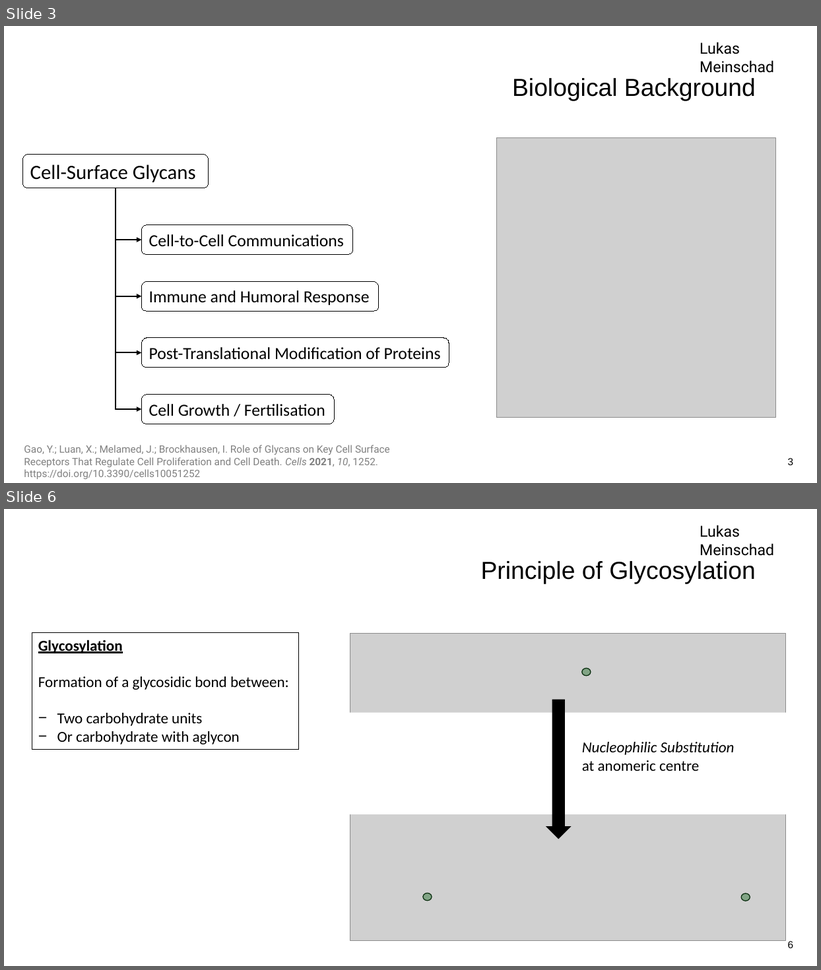
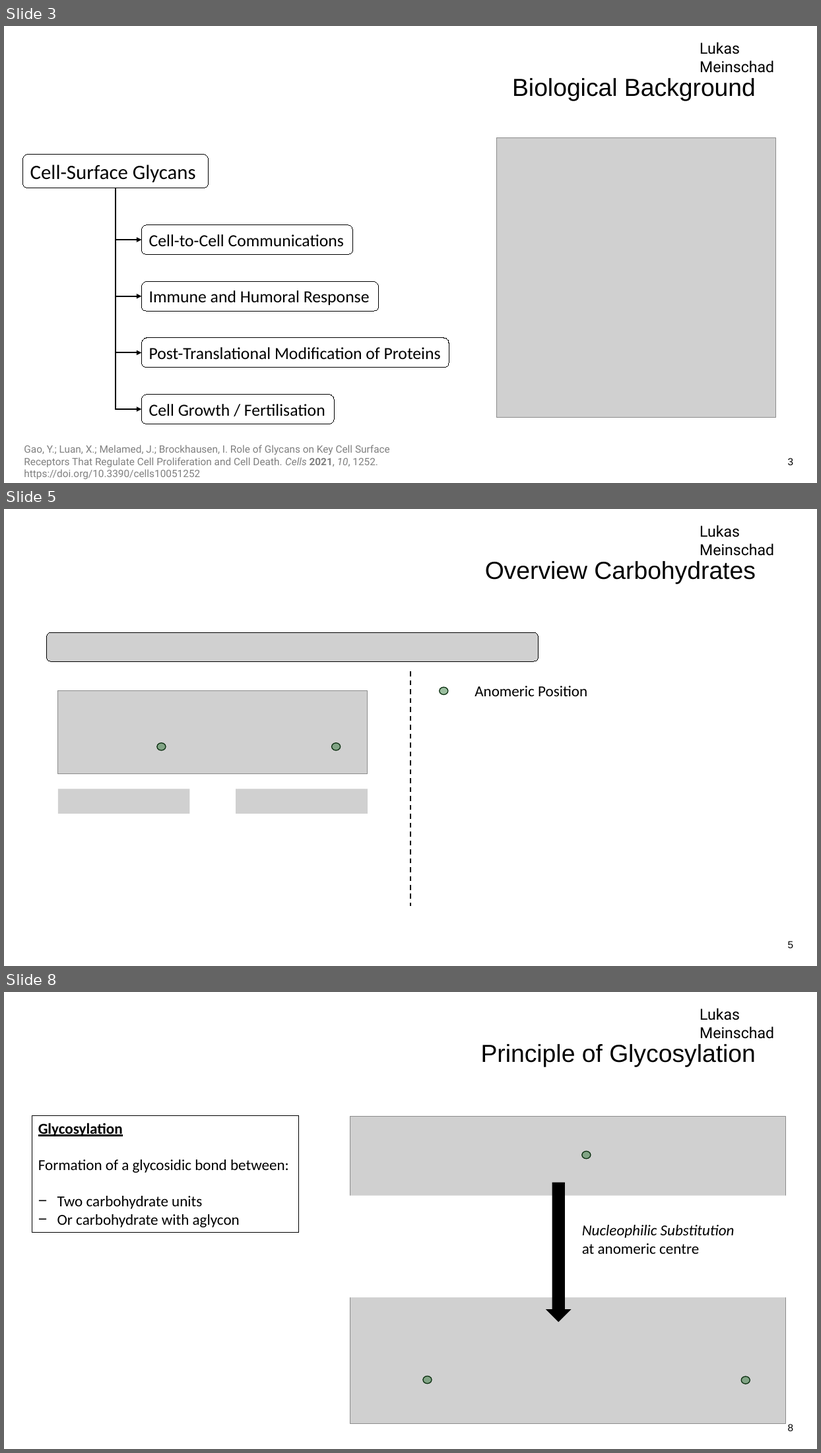
Before and after one commit to LukasMeinschad/Studium, a slide deck: Chemie/OC/Seminar/Seminartalk_OC_Lukas_Meinschad.pptx. Shown one above the other, each under a label of ours: slides 3 and 6 before the commit, slides 3, 5 and 8 after it; the slides between them are not shown. The pictures are 821x970 and 821x1453 pixels, drawn with LibreOffice and Linux fonts; fonts in the diff are those of the drawing; grey boxes stand for pictures; background and template pictures are left out. Boxes give left, top, right and bottom in pixels: in the first picture for what was removed or moved away, otherwise in the second. Text is boxed around its words. In the diff, an @@ line names an element or a change of style, - is before the commit and + after.

```diff
--- a/Chemie/OC/Seminar/Seminartalk_OC_Lukas_Meinschad.pptx
+++ b/Chemie/OC/Seminar/Seminartalk_OC_Lukas_Meinschad.pptx
@@ slide 5 added at (x1=4, y1=509, x2=817, y2=966), background #FFFFFF; not listed: 1 template element that a slide beside it also shows @@
@@ title added at (x1=485, y1=561, x2=756, y2=584), 29 pt, text #000000 @@
+Overview Carbohydrates
@@ picture added at (x1=46, y1=632, x2=539, y2=661) @@
@@ line added from (411, 671) to (411, 906), #000000 1.5 pt dashed @@
@@ text added at (x1=475, y1=686, x2=587, y2=696), 18 pt, text #000000 @@
+Anomeric Position
@@ picture added at (x1=58, y1=691, x2=368, y2=774) @@
@@ ellipse added at (x1=440, y1=687, x2=448, y2=694), fill #196B24 at 43% opacity, outline #0B2F10 1 pt @@
@@ ellipse added at (x1=157, y1=743, x2=166, y2=751), fill #196B24 at 43% opacity, outline #0B2F10 1 pt @@
@@ ellipse added at (x1=331, y1=743, x2=340, y2=751), fill #196B24 at 43% opacity, outline #0B2F10 1 pt @@
@@ picture added at (x1=58, y1=789, x2=190, y2=813) @@
@@ picture added at (x1=236, y1=789, x2=368, y2=813) @@
@@ page number added at (x1=788, y1=941, x2=794, y2=949), 12 pt, text #000000 @@
+5
@@ what was slide 6 is now slide 8 @@
@@ page number at (x1=788, y1=1424, x2=794, y2=1432): text changed @@
-6
+8
```
Also in this commit, not shown: 5 slides changed, 12 other slides added, 1 slide removed, 13 other files.
